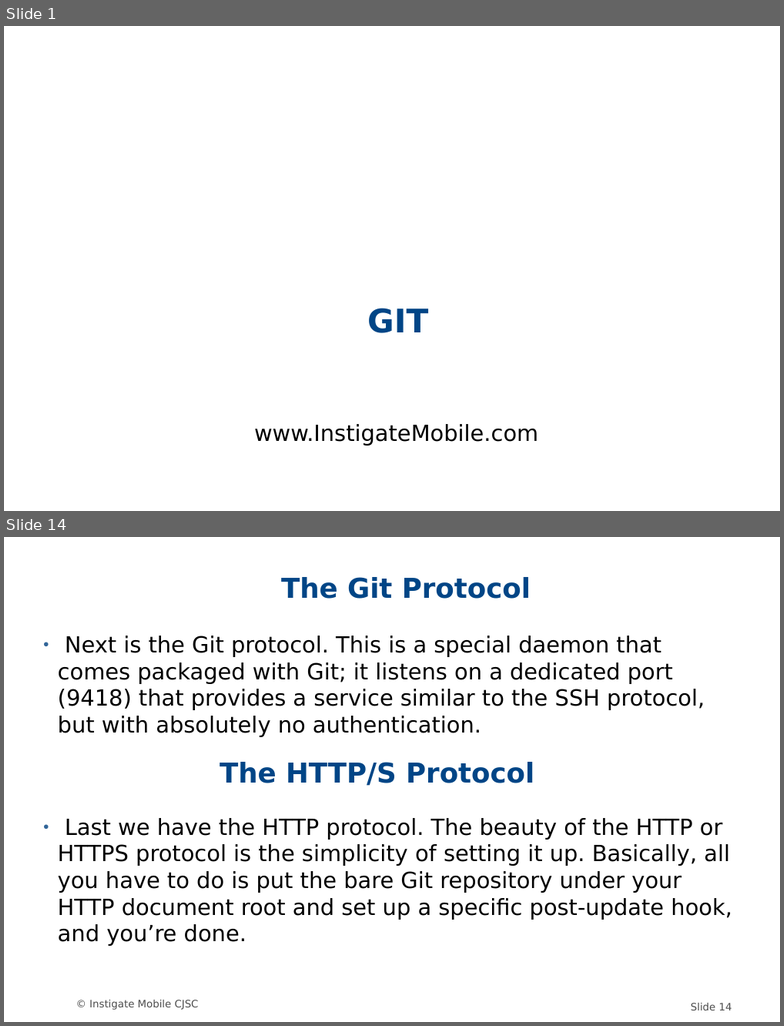
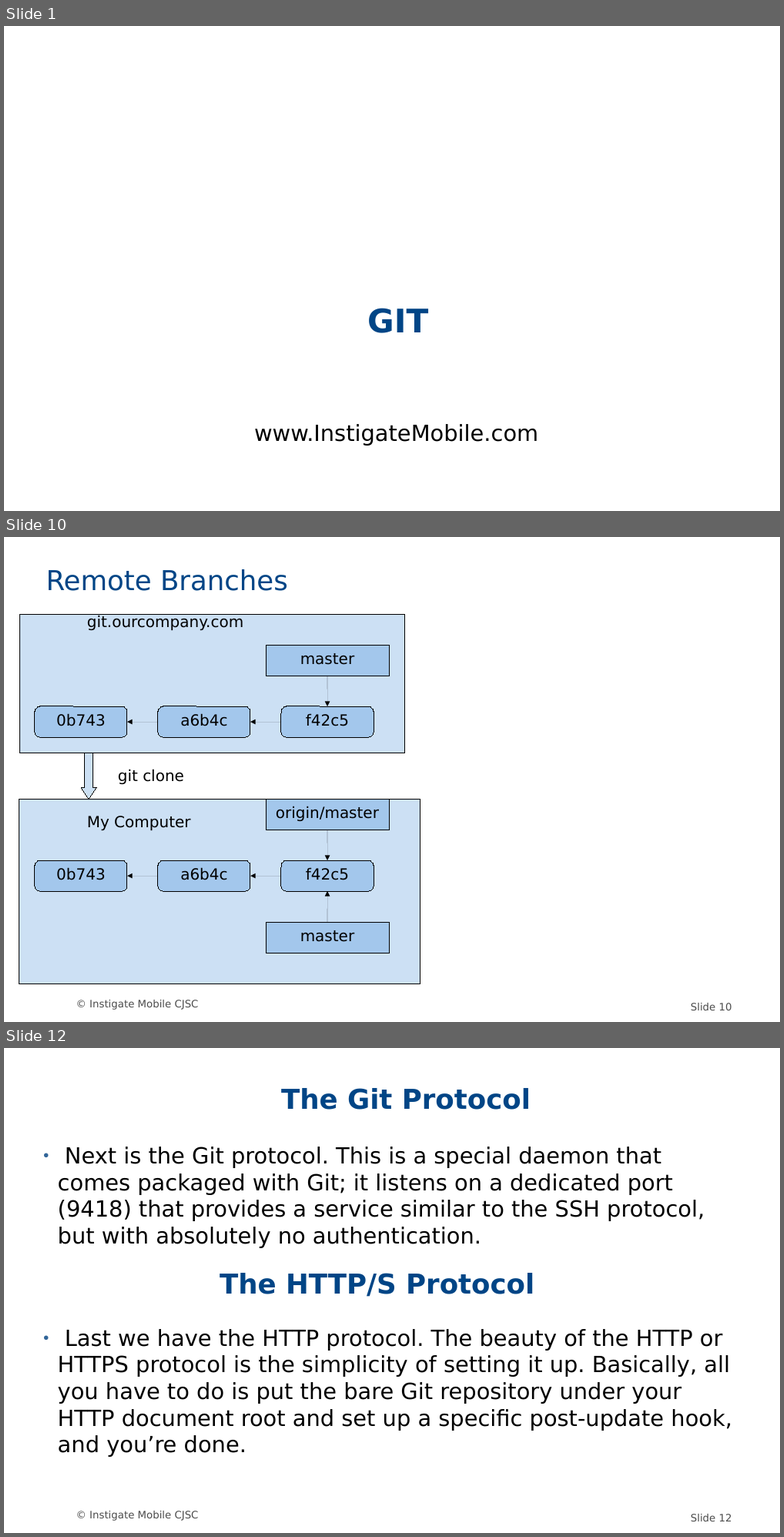
Before and after one commit to MariamP/myRepo, a slide deck: GIT.odp. Shown one above the other, each under a label of ours: slides 1 and 14 before the commit, slides 1, 10 and 12 after it; the slides between them are not shown. The pictures are 784x1026 and 784x1537 pixels, drawn with LibreOffice and Linux fonts; fonts in the diff are those of the drawing; background and template pictures are left out. Boxes give left, top, right and bottom in pixels: in the first picture for what was removed or moved away, otherwise in the second. Text is boxed around its words. In the diff, an @@ line names an element or a change of style, - is before the commit and + after.

```diff
--- a/GIT.odp
+++ b/GIT.odp
@@ slide 10 added at box(4, 537, 780, 1022), background #FFFFFF; not listed: 2 template elements that a slide beside it also shows @@
@@ title added at box(46, 569, 288, 591), 32 pt, text #004586 @@
+Remote Branches
@@ rectangle added at box(19, 614, 404, 753), fill #0066CC at 20% opacity, outline #000000 0 pt @@
@@ text added at box(87, 615, 243, 630), 18 pt, text #000000 @@
+git.ourcompany.com
@@ rectangle added at box(266, 645, 389, 676), fill #0066CC at 20% opacity, outline #000000 0 pt, 18 pt, text #000000 @@
+master
@@ arrow added from (327, 676) to (327, 706), #000000 0 pt @@
@@ rounded rectangle added at box(35, 706, 127, 737), fill #0066CC at 20% opacity, outline #000000 0 pt, 18 pt, text #000000 @@
+0b743
@@ rounded rectangle added at box(158, 706, 250, 737), fill #0066CC at 20% opacity, outline #000000 0 pt, 18 pt, text #000000 @@
+a6b4c
@@ rounded rectangle added at box(281, 706, 374, 737), fill #0066CC at 20% opacity, outline #000000 0 pt, 18 pt, text #000000 @@
+f42c5
@@ arrow added from (158, 722) to (127, 722), #000000 0 pt @@
@@ arrow added from (281, 722) to (250, 722), #000000 0 pt @@
@@ down arrow added at box(81, 753, 96, 799), fill #0066CC at 20% opacity, outline #000000 0 pt @@
@@ text added at box(118, 769, 184, 784), 18 pt, text #000000 @@
+git clone
@@ rectangle added at box(19, 799, 420, 984), fill #0066CC at 20% opacity, outline #000000 0 pt @@
@@ rectangle added at box(266, 799, 389, 830), fill #0066CC at 20% opacity, outline #000000 0 pt, 18 pt, text #000000 @@
+origin/master
@@ text added at box(87, 816, 190, 830), 18 pt, text #000000 @@
+My Computer
@@ arrow added from (327, 830) to (327, 860), #000000 0 pt @@
@@ rounded rectangle added at box(35, 860, 127, 891), fill #0066CC at 20% opacity, outline #000000 0 pt, 18 pt, text #000000 @@
+0b743
@@ arrow added from (158, 876) to (127, 876), #000000 0 pt @@
@@ rounded rectangle added at box(158, 860, 250, 891), fill #0066CC at 20% opacity, outline #000000 0 pt, 18 pt, text #000000 @@
+a6b4c
@@ arrow added from (281, 876) to (250, 876), #000000 0 pt @@
@@ rounded rectangle added at box(281, 860, 374, 891), fill #0066CC at 20% opacity, outline #000000 0 pt, 18 pt, text #000000 @@
+f42c5
@@ arrow added from (327, 922) to (327, 891), #000000 0 pt @@
@@ rectangle added at box(266, 922, 389, 953), fill #0066CC at 20% opacity, outline #000000 0 pt, 18 pt, text #000000 @@
+master
@@ what was slide 14 is now slide 12 @@
@@ page number at box(691, 1514, 732, 1522): text changed @@
-Slide 14
+Slide 12
```
Also in this commit, not shown: 11 slides changed, 1 other slide added, 4 slides removed.
